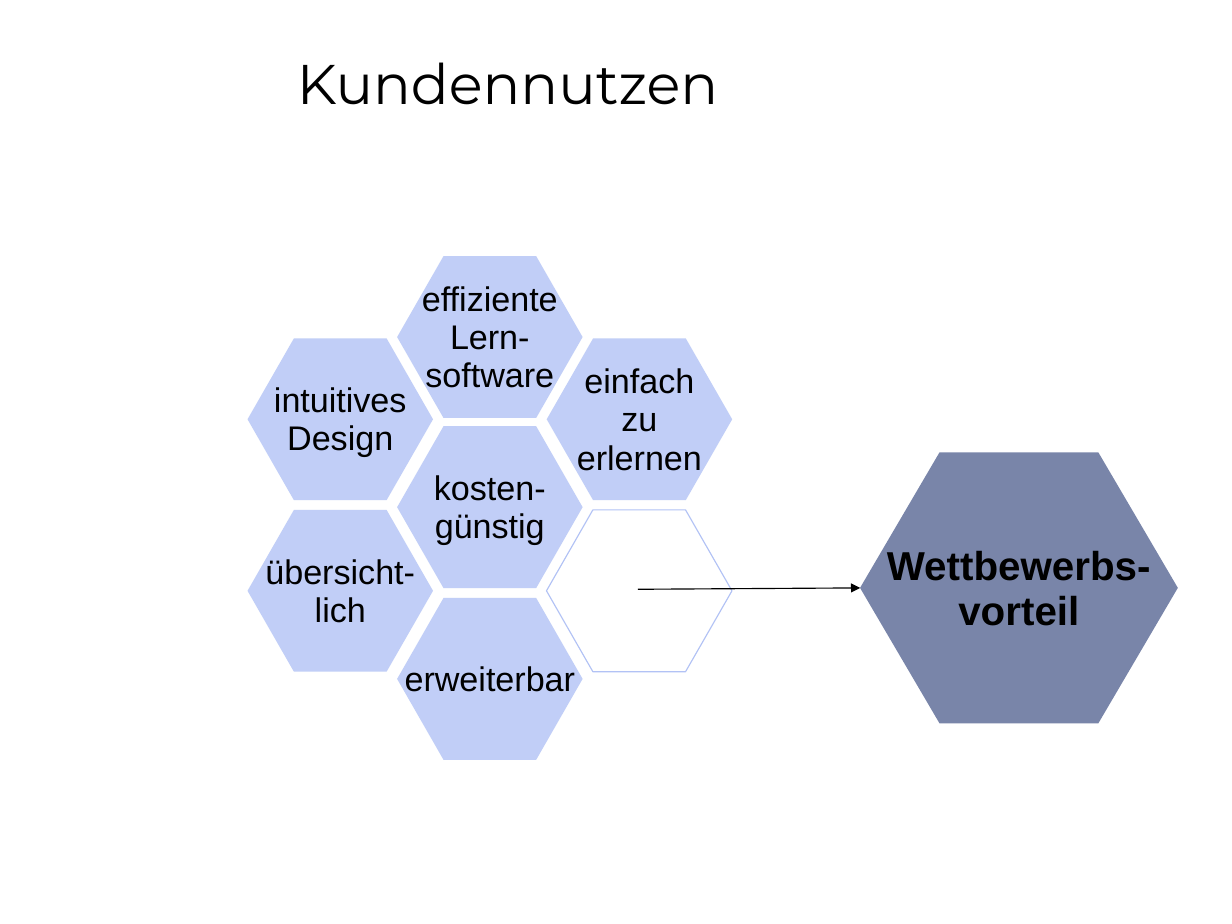
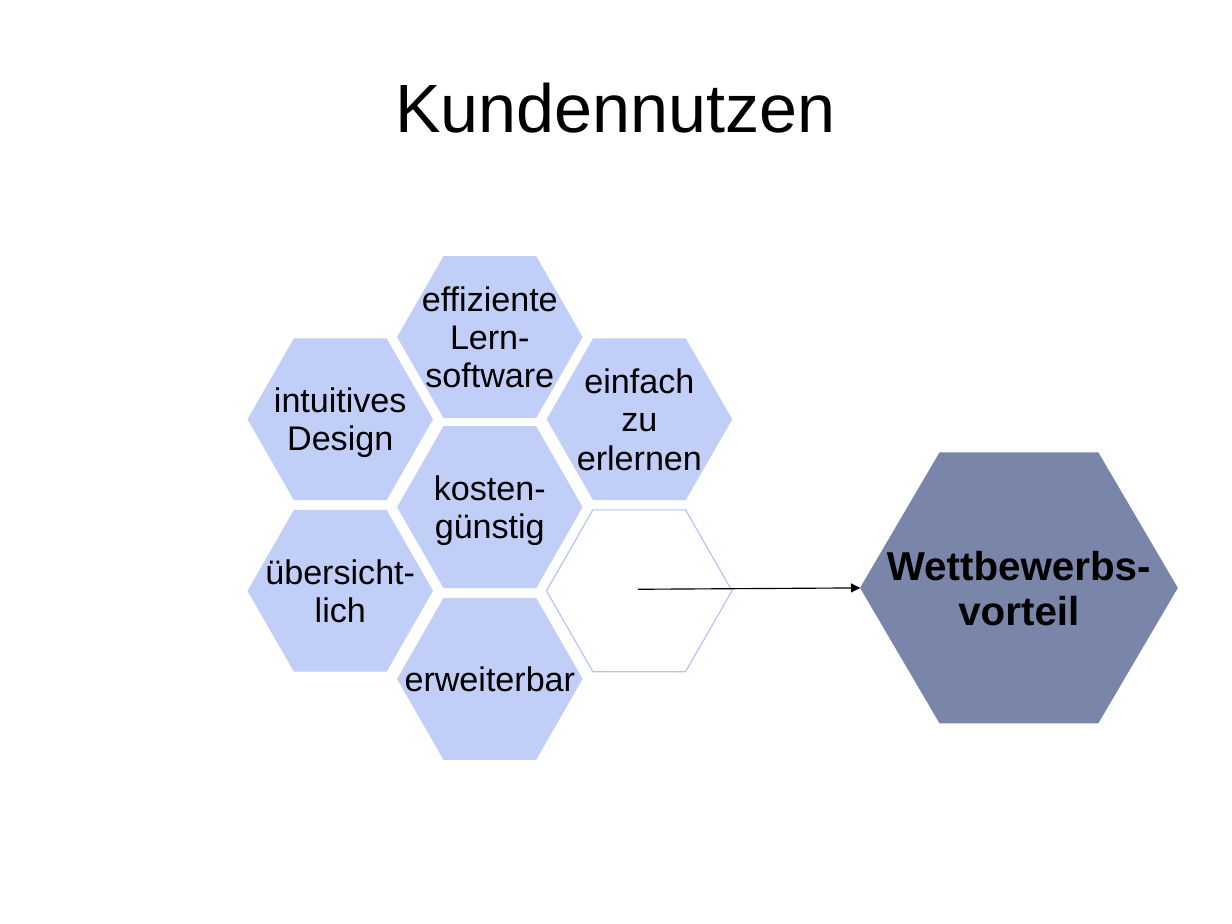
Before and after one commit to sprengmeister/IT10-t_SWE1_chess, a slide deck: slide 10 of Planung/projektskizze_nad.pptx (slide 11 before the commit). Drawn at 1232x924 pixels with LibreOffice and Linux fonts; fonts in the diff are those of the drawing; background and template pictures are left out. Boxes give left, top, right and bottom in pixels: in the first picture for what was removed or moved away, otherwise in the second. Text is boxed around its words. In the diff, an @@ line names an element or a change of style, - is before the commit and + after.

```diff
--- a/Planung/projektskizze_nad.pptx
+++ b/Planung/projektskizze_nad.pptx
@@ text "Kundennutzen": place and size @@
-text "Kundennutzen" at [297, 62, 718, 105]
+text "Kundennutzen" at [395, 82, 835, 133]
@@ text "Kundennutzen" at [395, 82, 835, 133]: size 36 to 44 pt, font Montserrat to Arial; alignment left to centre; line spacing 1.18 to 0.93 @@
```
Also in this commit, not shown: 3 other slides changed, 1 slide removed, 1 other file.
